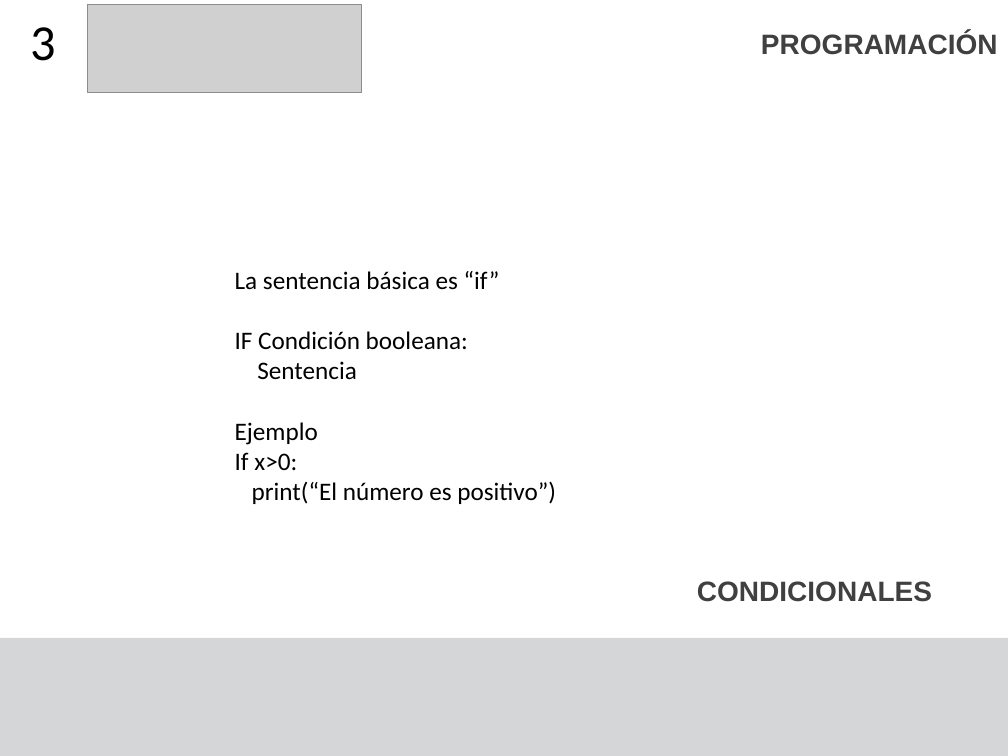
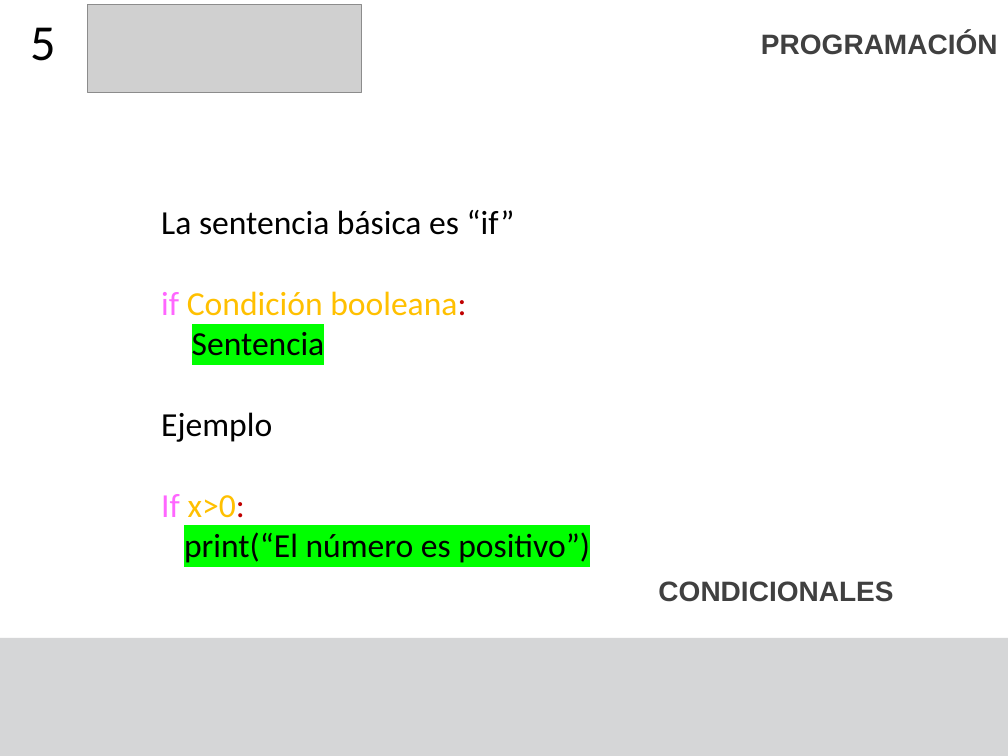
Before and after one commit to F4bian1012/Intro_Programacion, a slide deck: slide 5 of Sesion_3/Condicionales y ciclos.pptx. Drawn at 1008x756 pixels with LibreOffice and Linux fonts; fonts in the diff are those of the drawing; grey boxes stand for pictures. Boxes give left, top, right and bottom in pixels: in the first picture for what was removed or moved away, otherwise in the second. Text is boxed around its words. In the diff, an @@ line names an element or a change of style, - is before the commit and + after.

```diff
--- a/Sesion_3/Condicionales y ciclos.pptx
+++ b/Sesion_3/Condicionales y ciclos.pptx
@@ title at bbox=[30, 27, 56, 61]: text changed @@
-3
+5
@@ text "La sentencia básica es “if”": place and size @@
-text "La sentencia básica es “if”" at bbox=[235, 271, 556, 504]
+text "La sentencia básica es “if”" at bbox=[161, 210, 590, 563]
@@ text at bbox=[161, 210, 590, 563]: size 18 to 24 pt in "La sentencia básica es “if”", "Sentencia", "Ejemplo", "If x>0:" and 1 more places; highlight none to #00FF00 in "Sentencia", "print(“El número es positivo”)"; text colour #000000 to #FF66FF in "If"; text colour #000000 to #FFC000, text colour #000000 to #C00000 in "x>0:" @@
@@ text at bbox=[161, 291, 466, 316]: text changed; size 18 to 24 pt; text colour #000000 to #FFC000 @@
-IF Condición booleana:
+if Condición booleana:
@@ text "CONDICIONALES": place and size @@
-text "CONDICIONALES" at bbox=[697, 581, 932, 602]
+text "CONDICIONALES" at bbox=[658, 581, 893, 602]
```
Also in this commit, not shown: 9 other slides changed, 1 slide added, 17 slides removed, 1 other file.
